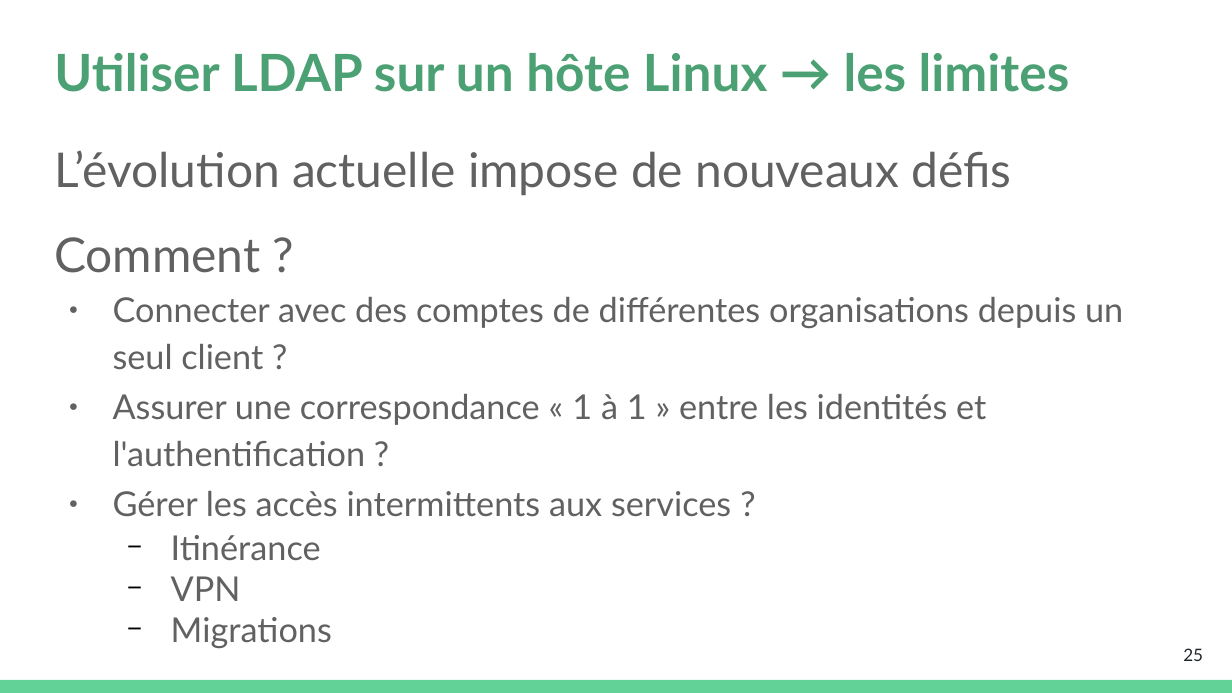
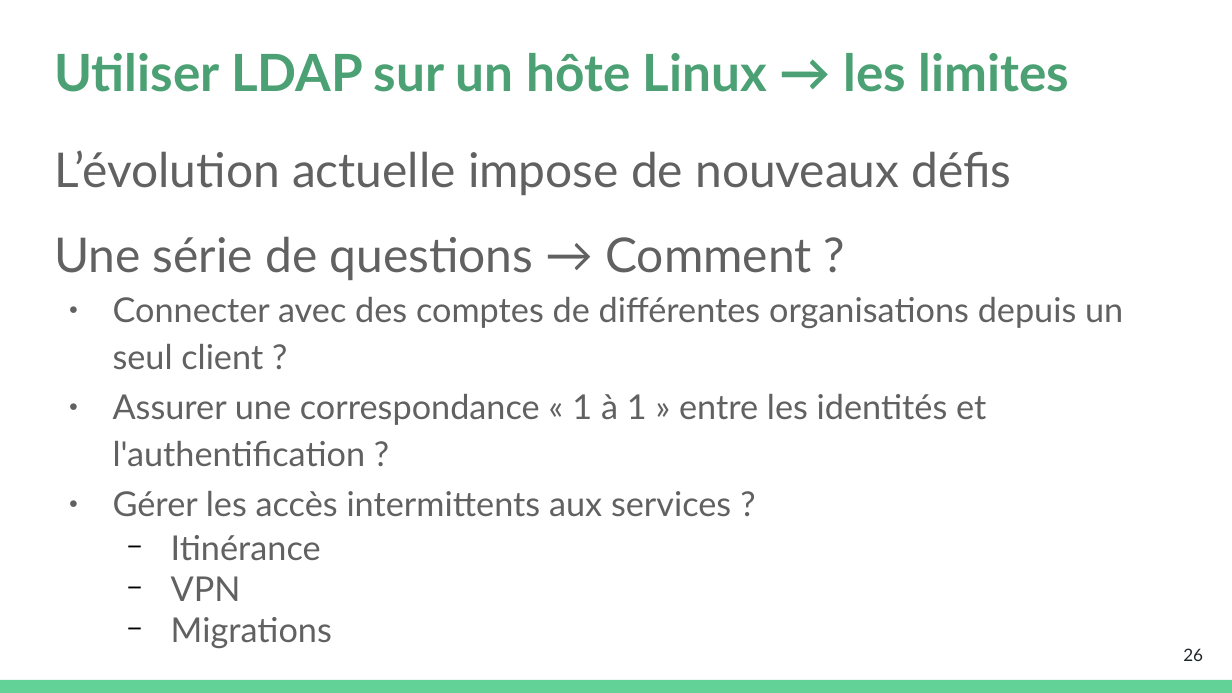
Before and after one commit to platu/inetdoc, a slide deck: slide 26 of presentations/asr-c3/c3-m1-asr.odp (slide 25 before the commit). Drawn at 1232x693 pixels with LibreOffice and Linux fonts; fonts in the diff are those of the drawing. Boxes give left, top, right and bottom in pixels: in the first picture for what was removed or moved away, otherwise in the second. Text is boxed around its words. In the diff, an @@ line names an element or a change of style, - is before the commit and + after.

```diff
--- a/presentations/asr-c3/c3-m1-asr.odp
+++ b/presentations/asr-c3/c3-m1-asr.odp
@@ text at (x1=54, y1=236, x2=811, y2=280): text changed @@
-Comment ?
+Une série de questions → Comment ?
@@ page number at (x1=1183, y1=648, x2=1203, y2=661): text changed @@
-25
+26
```
Also in this commit, not shown: 5 other slides changed, 4 slides added, 3 other files.
